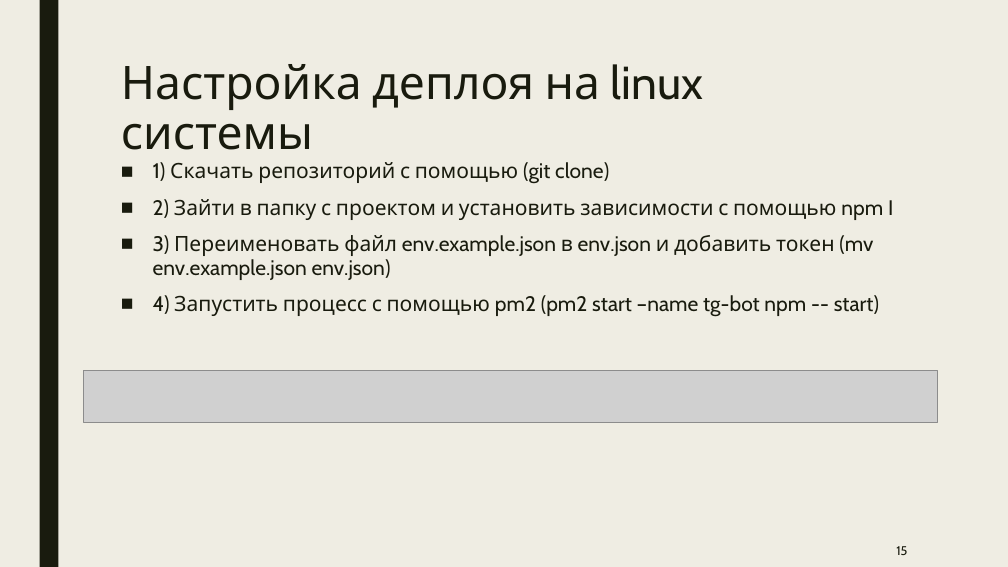
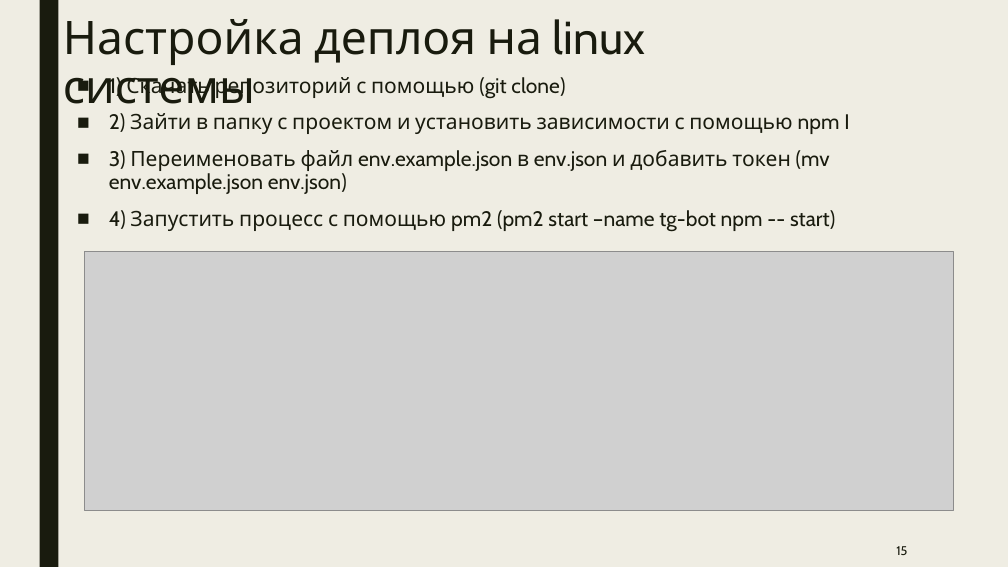
Before and after one commit to manInit/tg-info-abitur-bot, a slide deck: slide 15 of Чат-бот абитуриента.pptx. Drawn at 1008x567 pixels with LibreOffice and Linux fonts; fonts in the diff are those of the drawing; grey boxes stand for pictures. Boxes give left, top, right and bottom in pixels: in the first picture for what was removed or moved away, otherwise in the second. Text is boxed around its words. In the diff, an @@ line names an element or a change of style, - is before the commit and + after.

```diff
--- a/Чат-бот абитуриента.pptx
+++ b/Чат-бот абитуриента.pptx
@@ title "Настройка деплоя на linux системы" rewrapped from (121,64,704,150) to (63,19,646,115) @@
@@ text "1) Скачать репозиторий с помощью ...": place and size @@
-text "1) Скачать репозиторий с помощью ..." at (153,162,893,317)
+text "1) Скачать репозиторий с помощью ..." at (109,75,849,232)
@@ picture added at (85,252,954,511) @@
@@ picture removed at (84,371,938,423) @@
```
Also in this commit, not shown: 2 other slides changed, 5 other files.
